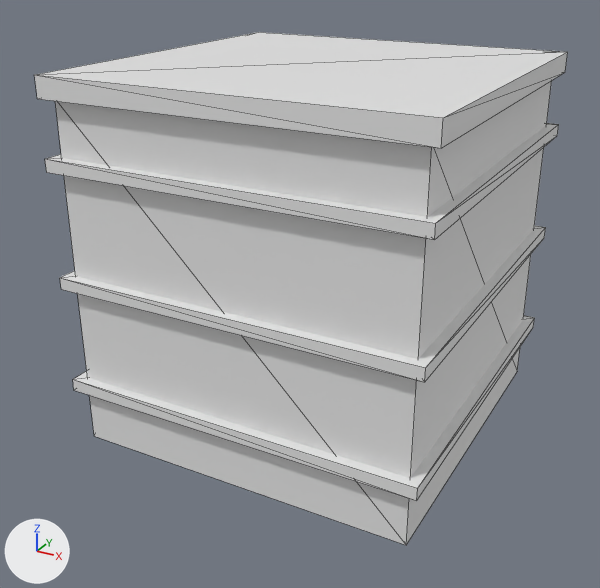
Renders of the glTF model play/team-bondage/assets/hand-drawn/props/crate.glb from each side of a commit.
One viewpoint serves both versions: a 50 mm lens placed at (0.898, -1.745, 1.175), pointed at (-0.024, -0.07, 0.337). Arrows for +X, +Y and +Z are at lower left; the lights stay in place. The first picture is the older version. Mesh edges are drawn as thin lines. Where no turn or scale is listed for an object, it has been applied to the vertices. Vertices at exactly the same position are counted once.

Objects in the first picture: 'crate'.
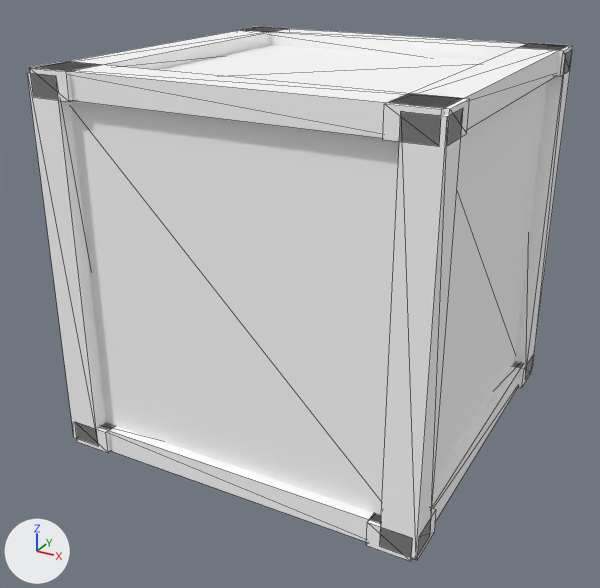
Boxes [x1, y1, x2, y2] around the edits, measured in the pictures (600 x 588 px):
'crate', reshaped, moved: before [34, 32, 568, 545]; after [27, 27, 573, 561]
part 1 of me_cube, added: after [515, 50, 573, 378]
part 2 of me_cube, added: after [380, 108, 463, 559]
part 3 of me_cube, added: after [27, 72, 106, 445]
part 4 of me_cube, added: after [512, 356, 533, 388]
part 5 of me_cube, added: after [100, 422, 436, 560]
part 6 of me_cube, added: after [366, 362, 521, 561]
part 7 of me_cube, added: after [75, 422, 112, 453]
part 8 of me_cube, added: after [237, 27, 573, 76]
part 9 of me_cube, added: after [30, 61, 469, 146]
part 10 of me_cube, added: after [383, 43, 569, 146]
part 11 of me_cube, added: after [30, 27, 289, 102]
part 12 of me_cube, deleted: before [73, 315, 535, 501]
part 13 of me_cube, deleted: before [60, 226, 546, 382]
part 14 of me_cube, deleted: before [34, 32, 568, 148]
part 15 of me_cube, deleted: before [45, 123, 559, 240]
part 16 of me_cube, recoloured: before [55, 81, 552, 545]; after [71, 45, 548, 515]

What the commit changed:
Material 'trim' (mat_trim) is new.
Its base color is (1.0, 1.0, 1.0) (white #ffffff).
Its roughness is 0.75.
Material 'box' (mat_box) is new.
Its base color is (1.0, 1.0, 1.0) (white #ffffff).
Its roughness is 0.75.
me_cube is used by ob_crate; location (0.0, 0.0, 0.42).
me_cube had 40 vertices, 60 faces and spanned x -0.45..0.45, y -0.45..0.45, z -0.425..0.475.
me_cube no longer uses material mat_wood_dark (white #e7e7e7).
me_cube no longer uses material mat_snow (white #e7e7e7).
me_cube now has 104 vertices, 156 faces and spans x -0.46..0.46, y -0.46..0.46, z -0.46..0.46.
me_cube part 1: a new loose piece, a box spanning x 0.38..0.46, y 0.38..0.46, z -0.45..0.45, in mat_trim (white #ffffff).
me_cube part 2: a new loose piece, a box spanning x 0.38..0.46, y -0.46..-0.38, z -0.45..0.45, in mat_trim (white #ffffff).
me_cube part 3: a new loose piece, a box spanning x -0.46..-0.38, y -0.46..-0.38, z -0.45..0.45, in mat_trim (white #ffffff).
me_cube part 4: a new loose piece, a box spanning x -0.46..0.46, y 0.35..0.45, z -0.46..-0.4, in mat_trim (white #ffffff).
me_cube part 5: a new loose piece, a box spanning x -0.46..0.46, y -0.45..-0.35, z -0.46..-0.4, in mat_trim (white #ffffff).
me_cube part 6: a new loose piece, a box spanning x 0.35..0.45, y -0.46..0.46, z -0.46..-0.4, in mat_trim (white #ffffff).
me_cube part 7: a new loose piece, a box spanning x -0.45..-0.35, y -0.46..0.46, z -0.46..-0.4, in mat_trim (white #ffffff).
me_cube part 8: a new loose piece, a box spanning x -0.46..0.46, y 0.35..0.45, z 0.4..0.46, in mat_trim (white #ffffff).
me_cube part 9: a new loose piece, a box spanning x -0.46..0.46, y -0.45..-0.35, z 0.4..0.46, in mat_trim (white #ffffff).
me_cube part 10: a new loose piece, a box spanning x 0.35..0.45, y -0.46..0.46, z 0.4..0.46, in mat_trim (white #ffffff).
me_cube part 11: a new loose piece, a box spanning x -0.45..-0.35, y -0.46..0.46, z 0.4..0.46, in mat_trim (white #ffffff).
me_cube part 12: the loose piece of 8 vertices spanning x -0.45..0.45, y -0.45..0.45, z -0.285..-0.255 is deleted.
me_cube part 13: the loose piece of 8 vertices spanning x -0.45..0.45, y -0.45..0.45, z -0.015..0.015 is deleted.
me_cube part 14: the loose piece of 8 vertices spanning x -0.45..0.45, y -0.45..0.45, z 0.425..0.475 is deleted.
me_cube part 15: the loose piece of 8 vertices spanning x -0.45..0.45, y -0.45..0.45, z 0.265..0.295 is deleted.
me_cube part 16: 12 faces spanning x -0.425..0.425, y -0.425..0.425, z -0.425..0.425 switch from mat_wood (white #e7e7e7) to mat_box (white #ffffff).
Other edits to the shape of me_cube do not show in these pictures.
me_cube gains material mat_trim (white #ffffff).
Object 'crate' (ob_crate) moves from (0.0, 0.0, 0.42) to (0.0, 0.0, 0.45).
